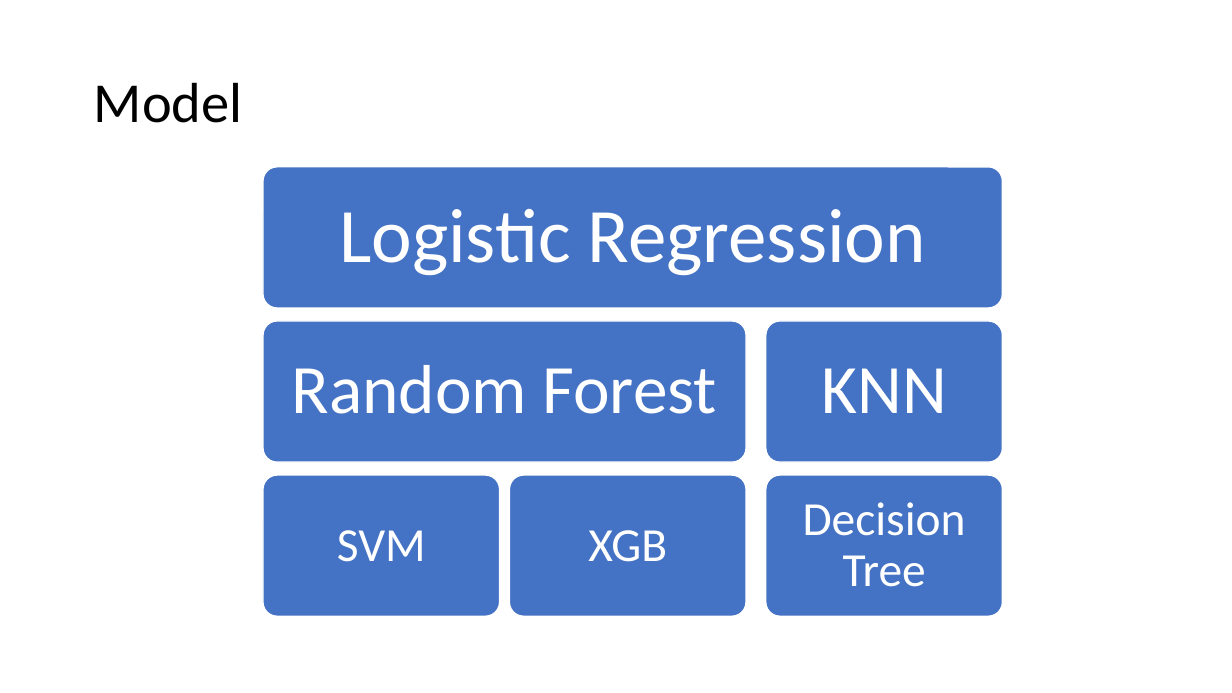
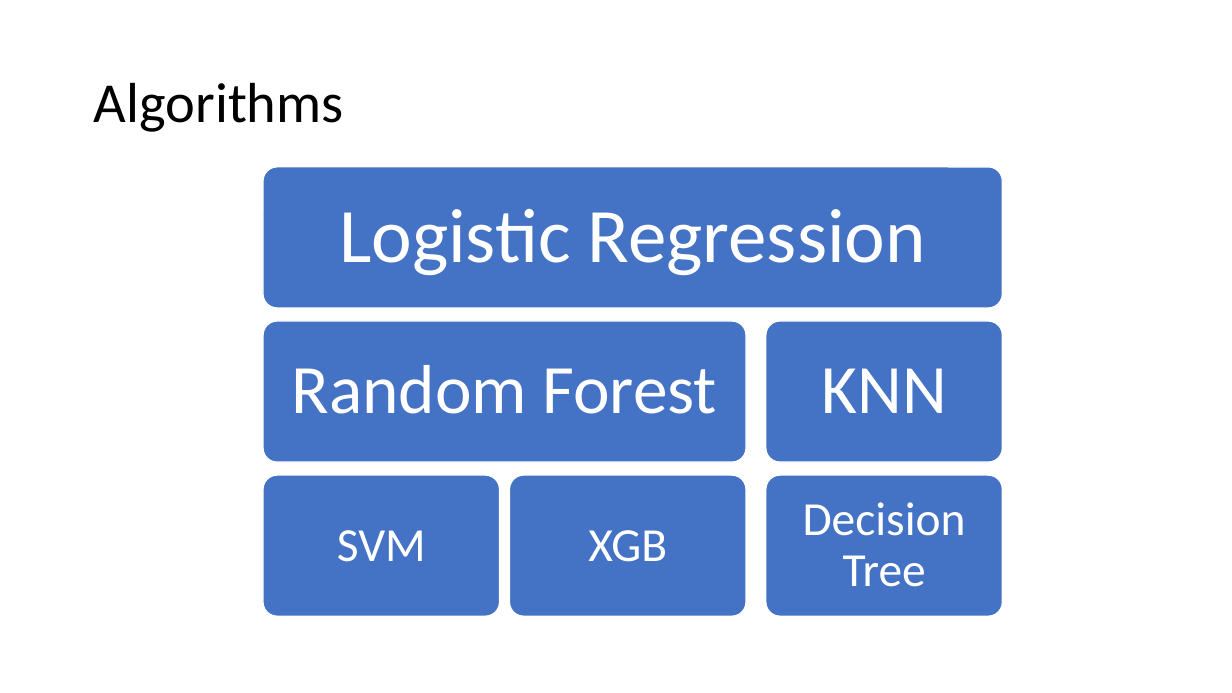
Before and after one commit to abdullahayas123/Tes-Model-Marketing-Scipy, a slide deck: slide 55 of Presentation-1.pptx (slide 52 before the commit). Drawn at 1232x693 pixels with LibreOffice and Linux fonts; fonts in the diff are those of the drawing. Boxes give left, top, right and bottom in pixels: in the first picture for what was removed or moved away, otherwise in the second. Text is boxed around its words. In the diff, an @@ line names an element or a change of style, - is before the commit and + after.

```diff
--- a/Presentation-1.pptx
+++ b/Presentation-1.pptx
@@ title at (94, 82, 344, 132): text changed @@
-Model
+Algorithms
```
Also in this commit, not shown: 14 other slides changed, 4 slides added, 1 slide removed.
